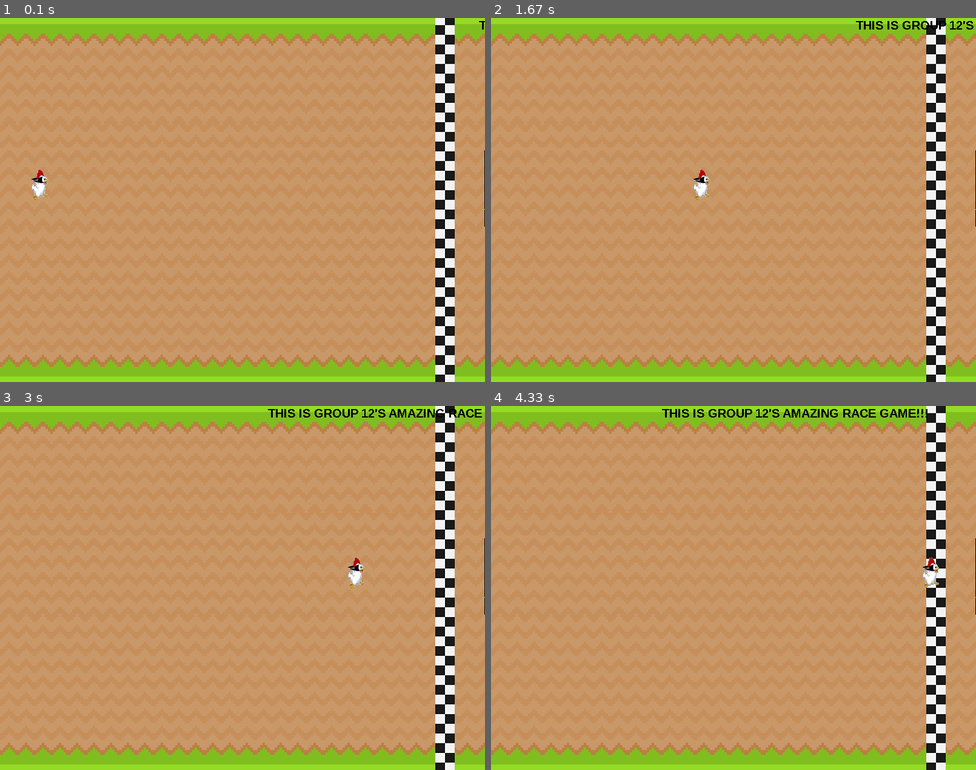
Above: before the commit, frames 1-4 (two rows, left to right).
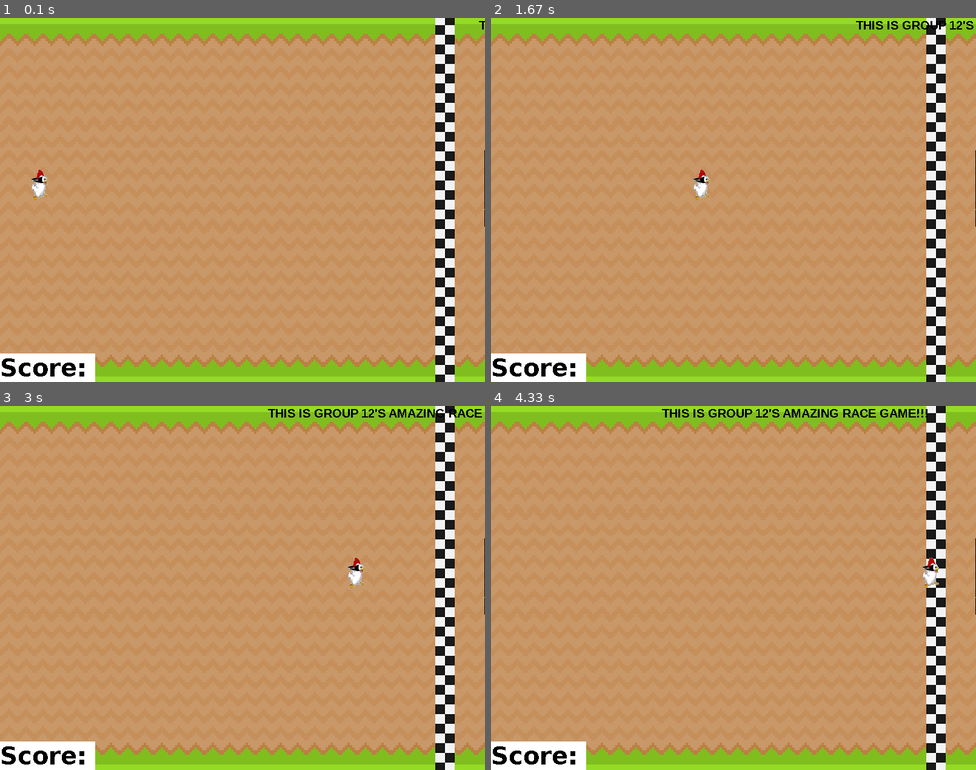
Above: after the commit, the same moments.

Repository: User12694/Animoney_Racetrack
Game: pygame game, started from main/main.py
The game is run twice, just before and just after one commit, with the same random seed, the same clock (stepped at 60 frames per second) and the same inputs.
Inputs:
- Up to frame 1 (0.1 s): no input
- Up to frame 2 (1.67 s): no input
- Up to frame 3 (3 s): no input
- Up to frame 4 (4.33 s): no input

The runs differ from the first frame. In frame 1, 1.5% of the frame differs, in the area x 0-20%, y 92-100%; in frame 2, 1.5%; in frame 3, 1.5%; in frame 4, 1.5%.

Commit message:
thêm bảng score

Diff:
--- a/main/main.py
+++ b/main/main.py
@@ -17,9 +17,6 @@
     Img = pygame.image.load(Address).convert_alpha()
     return Img
 
-#Hàm pause
-Pause = False
-
 
 #Hàm viết chữ
 def WriteText(Text, Font, Color, x, y):
@@ -30,6 +27,11 @@
 KieuChu1 = pygame.font.SysFont('arial', 20, bold=True)
 ChuChay1_surface = KieuChu1.render("THIS IS GROUP 12'S AMAZING RACE GAME!!!", False, 'black')
 ChuChay1_Box = ChuChay1_surface.get_rect(topleft = (WINDOW_SIZES[WINDOW_SIZE_INDEX][0], 0))
+
+#Chữ các thứ
+KieuChu2 = pygame.font.SysFont('Verdana', 40, bold=True)
+scoreBoard = KieuChu2.render("Score: ", False, "Black")
+scoreBoard_Box = scoreBoard.get_rect(bottomleft = (0,WINDOW_SIZES[WINDOW_SIZE_INDEX][1]))
 
 #Nhân vật (Sau này có thể đặt vào trong class để dễ quản lý)
 Character1_Suf = CreateImg('assets/characters/Testchar.png')
@@ -50,10 +52,13 @@
 FinishLine = CreateImg('assets/terrains/FinishLine.png')
 FinishLine_Box = FinishLine.get_rect(topright = (WINDOW_SIZES[WINDOW_SIZE_INDEX][0] - 50, 0))
 
+#Hàm pause(đang bị lỗi)
+Pause = False
+
 #Đây là main loop
 def main():
     while True:
-        #Pause
+        #Pause (Đang bị lỗi)
         global Pause
         if Pause:
             button = KieuChu1.render("Quit", False, 'white')
@@ -73,6 +78,11 @@
         #Ảnh nền
         screen.blit(Background,(0,0))
         screen.blit(FinishLine, FinishLine_Box)
+
+        #Bảng điểm
+        pygame.draw.rect(screen, "white", scoreBoard_Box)
+        screen.blit(scoreBoard, scoreBoard_Box)
+
 
         #Nhân vật + nhạc khi win (test)
         global Character1_Run
